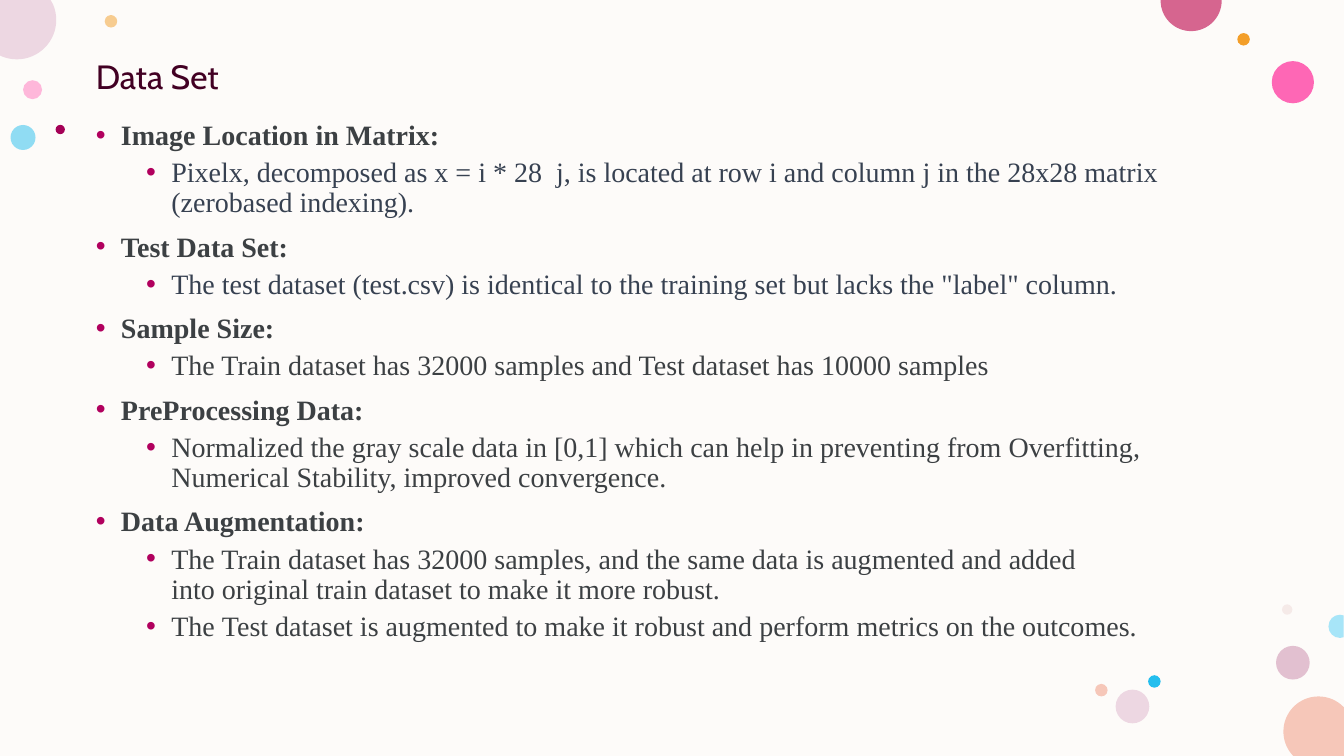
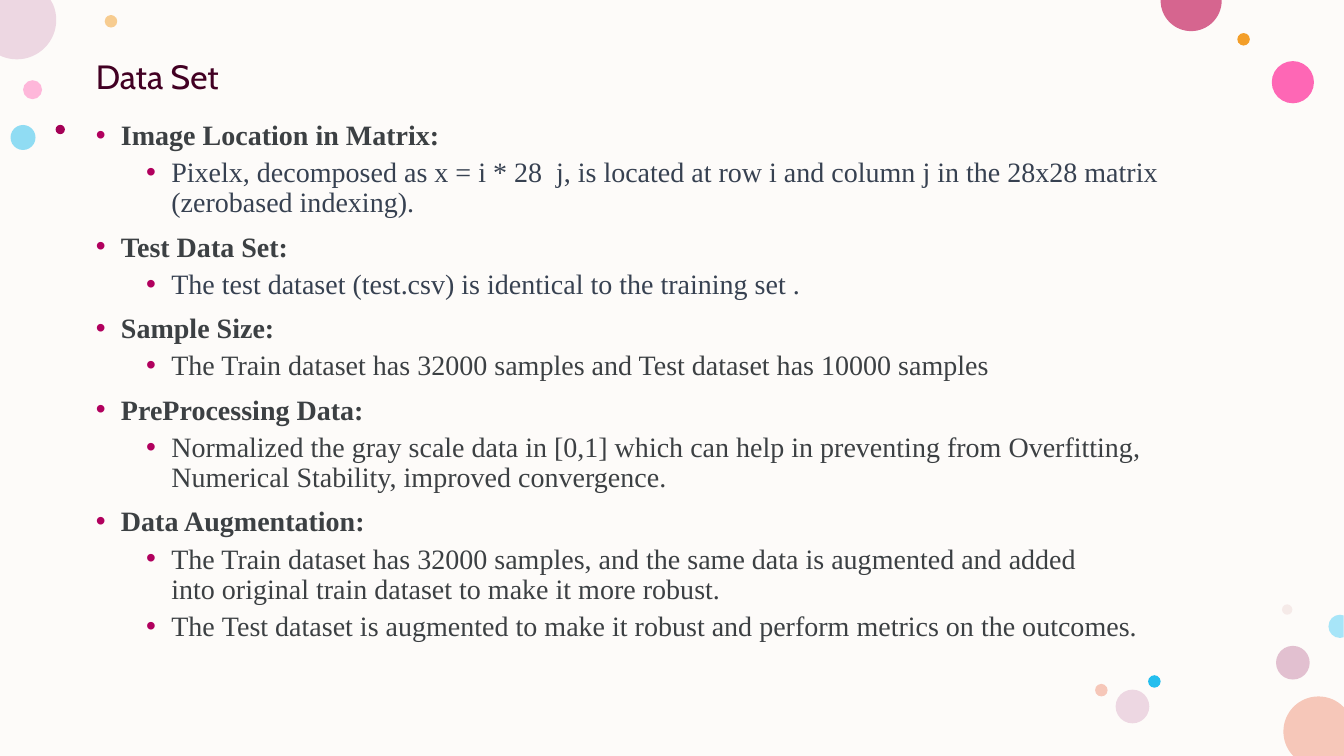
Before and after one commit to MouryaGottipati/DeepLearningProject, a slide deck: slide 7 of Presentation_DeepLearningProject.pptx. Drawn at 1344x756 pixels with LibreOffice and Linux fonts; fonts in the diff are those of the drawing. Boxes give left, top, right and bottom in pixels: in the first picture for what was removed or moved away, otherwise in the second. Text is boxed around its words. In the diff, an @@ line names an element or a change of style, - is before the commit and + after.

```diff
--- a/Presentation_DeepLearningProject.pptx
+++ b/Presentation_DeepLearningProject.pptx
@@ text at <box>171,274,786,299</box>: text changed @@
-  • The test dataset (test.csv) is identical to the training set but lacks the "label" column.
+  • The test dataset (test.csv) is identical to the training set .
```
Also in this commit, not shown: 6 other slides changed, 2 other files.
